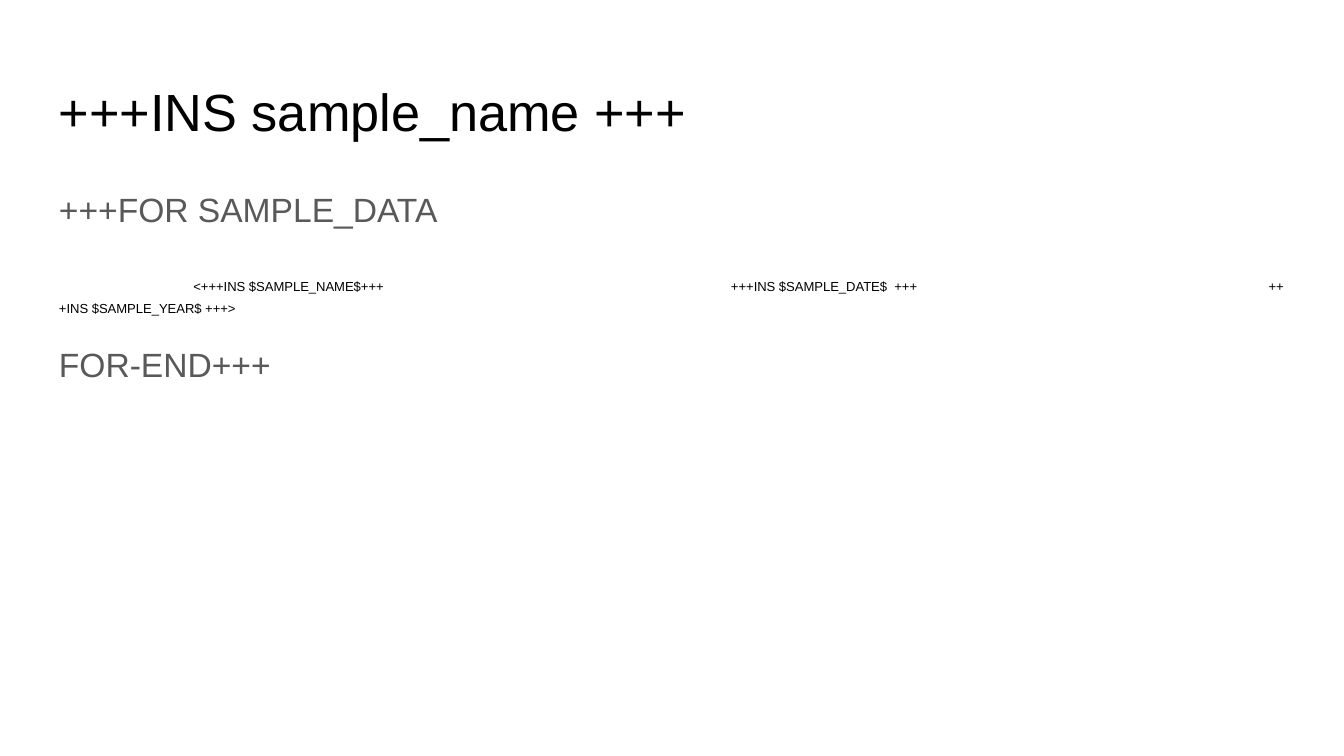
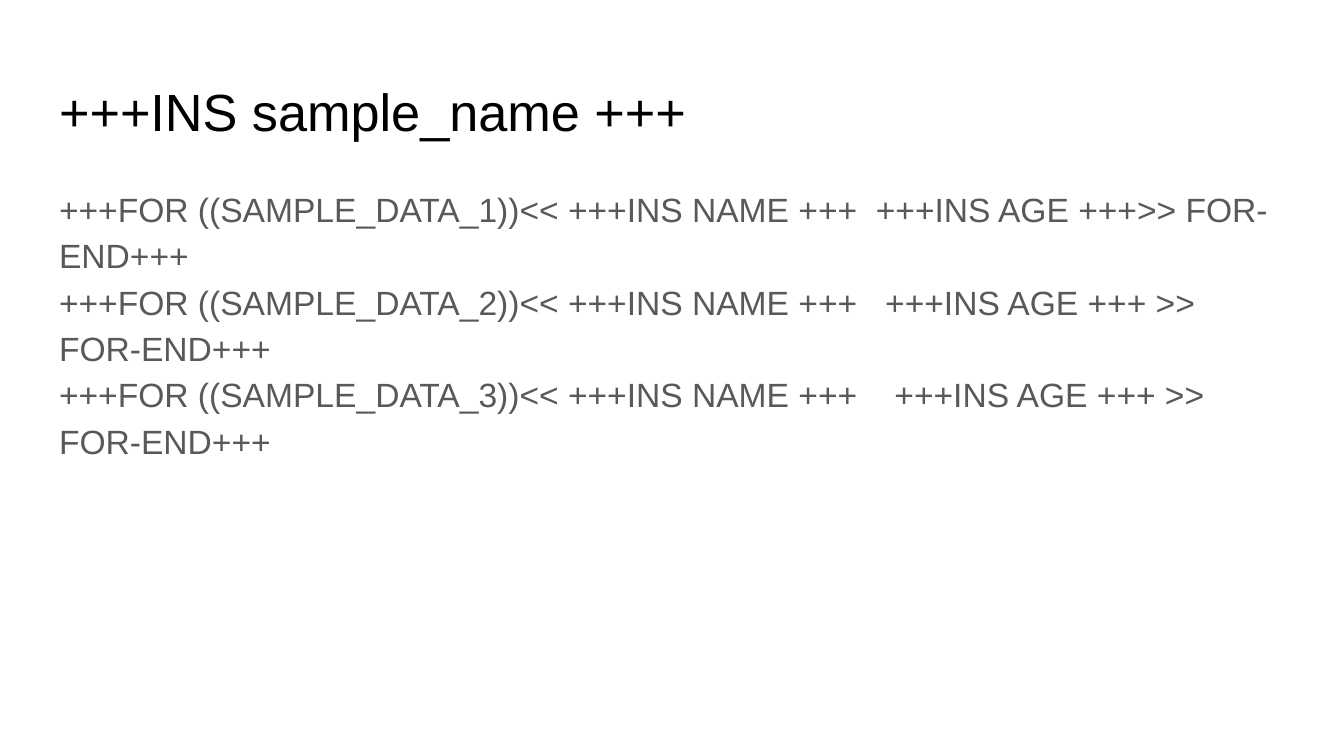
Before and after one commit to GayashanSameera/PythonPPTXGen, a slide deck: slide 4 of input_2.pptx. Drawn at 1344x756 pixels with LibreOffice and Linux fonts; fonts in the diff are those of the drawing. Boxes give left, top, right and bottom in pixels: in the first picture for what was removed or moved away, otherwise in the second. Text is boxed around its words. In the diff, an @@ line names an element or a change of style, - is before the commit and + after.

```diff
--- a/input_2.pptx
+++ b/input_2.pptx
@@ text at (59,197,1268,455): text changed; size 7 to 18 pt; text colour #000000 to #595959 @@
-+++FOR SAMPLE_DATA
-<+++INS $SAMPLE_NAME$+++ +++INS $SAMPLE_DATE$ +++ +++INS $SAMPLE_YEAR$ +++>
-FOR-END+++
++++FOR ((SAMPLE_DATA_1))<< +++INS NAME +++ +++INS AGE +++>> FOR-END+++
++++FOR ((SAMPLE_DATA_2))<< +++INS NAME +++ +++INS AGE +++ >> FOR-END+++
++++FOR ((SAMPLE_DATA_3))<< +++INS NAME +++ +++INS AGE +++ >> FOR-END+++
```
Also in this commit, not shown: 1 other slide changed, 7 other files.
